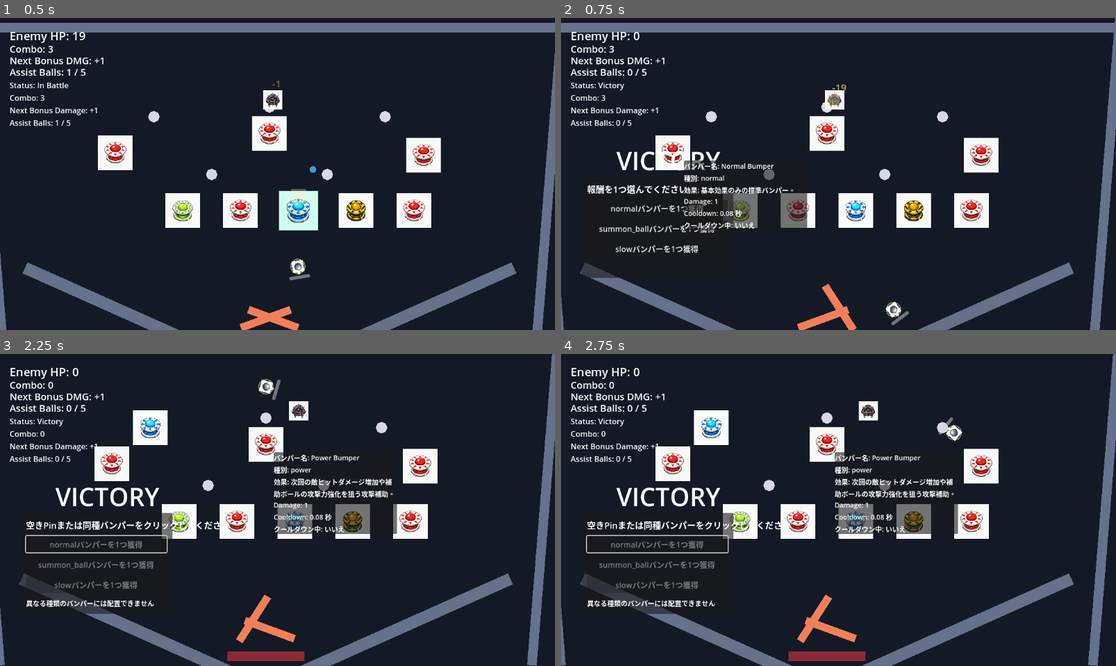
Above: before the commit, frames 1-4 (two rows, left to right).
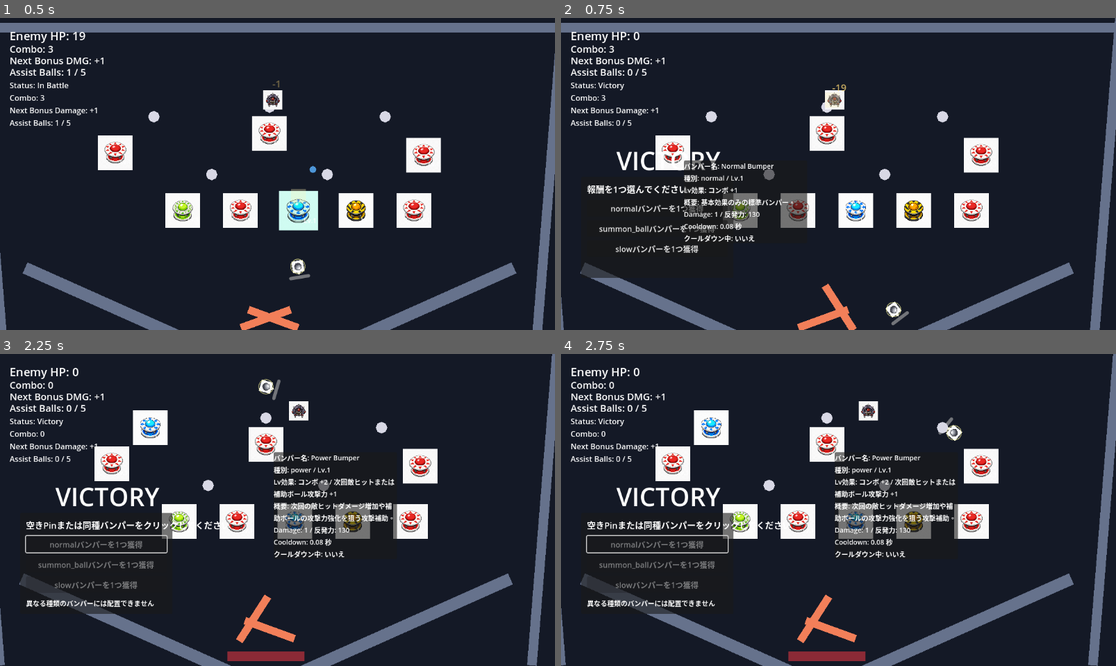
Above: after the commit, the same moments.

Repository: hamayu691-hamy/codex_godot
Game: Godot game, scene res://scenes/PinballBattleScene.tscn
The game is run twice, just before and just after one commit, with the same random seed, the same clock (stepped at 60 frames per second) and the same inputs. The project has no main scene, so this scene is started directly.
Inputs (mouse positions are in pixels of both pictures, inside the frame that each line leads up to):
- Up to frame 1 (0.5 s): no input
- Up to frame 2 (0.75 s): move the mouse to (677, 152) at 0.52 s; hold Right from 0.53 s (still down); tap K at 0.6 s; click (677, 152) at 0.67 s
- Up to frame 3 (2.25 s): release Right at 1.25 s; click "normalバンパーを1つ獲得" at 1.25 s; move the mouse to (266, 444) at 2.02 s; hold Left from 2.03 s (still down); tap B at 2.1 s; click (266, 444) at 2.17 s
- Up to frame 4 (2.75 s): keep holding Left

Frame 1 is identical in both runs. In frame 2, 1.0% of the frame differs, in the area x 22-42%, y 50-72%; in frame 3, 1.8%, in the area x 49-72%, y 36-66%; in frame 4, 1.8%.

Commit message:
Organize bumper level effects

Diff:
--- a/scripts/gameplay/bumper.gd
+++ b/scripts/gameplay/bumper.gd
@@ -1,5 +1,7 @@
 class_name Bumper
 extends Area2D
+
+const BumperLevelTable = preload("res://scripts/gameplay/bumper_level_table.gd")
 
 signal hit(bumper: Bumper, bumper_type: String, damage: int, ball: RigidBody2D)
 
@@ -72,7 +74,10 @@
 		_update_level_label()
 @export var damage: int = 1
 @export var impulse_strength: float = 130.0
-@export var bumper_type: String = "normal"
+@export var bumper_type: String = "normal":
+	set(value):
+		bumper_type = value
+		_recalculate_stats()
 @export_enum("normal", "attack", "shield", "combo", "bomb") var summon_assist_ball_type: String = "normal"
 @export var cooldown_time: float = 0.08
 
@@ -208,36 +213,13 @@
 	return true
 
 func _recalculate_stats() -> void:
-	var level_index: int = level - 1
-	damage = maxi(1, int(round(base_damage * _get_damage_growth_multiplier(level_index))))
-	impulse_strength = base_impulse_strength * _get_impulse_growth_multiplier(level_index)
+	damage = maxi(1, int(round(base_damage * BumperLevelTable.get_damage_multiplier(bumper_type, level))))
+	impulse_strength = base_impulse_strength * BumperLevelTable.get_impulse_multiplier(bumper_type, level)
 
 func _update_level_label() -> void:
 	if _level_label == null:
 		return
 	_level_label.text = "Lv.%d" % level
-
-func _get_damage_growth_multiplier(level_index: int) -> float:
-	match bumper_type:
-		"power":
-			return 1.0 + (0.28 * level_index)
-		"slow":
-			return 1.0 + (0.18 * level_index)
-		"heal":
-			return 1.0 + (0.22 * level_index)
-		_:
-			return 1.0 + (0.2 * level_index)
-
-func _get_impulse_growth_multiplier(level_index: int) -> float:
-	match bumper_type:
-		"power":
-			return 1.0 + (0.12 * level_index)
-		"slow":
-			return 1.0 + (0.1 * level_index)
-		"heal":
-			return 1.0 + (0.08 * level_index)
-		_:
-			return 1.0 + (0.1 * level_index)
 
 func _apply_impulse_to_ball(ball: RigidBody2D) -> void:
 	var hit_direction: Vector2 = ball.global_position - global_position
@@ -285,11 +267,15 @@
 	if bumper_type == "summon_ball":
 		var assist_description: String = str(ASSIST_BALL_EFFECT_DESCRIPTIONS.get(summon_assist_ball_type, "特殊な補助ボール。"))
 		effect_description = "%s 生成タイプ: %s（%s）" % [effect_description, summon_assist_ball_type, assist_description]
-	return "バンパー名: %s\n種別: %s\n効果: %s\nDamage: %d\nCooldown: %.2f 秒\nクールダウン中: %s" % [
+	var level_effect_description: String = BumperLevelTable.get_effect_description(bumper_type, level)
+	return "バンパー名: %s\n種別: %s / Lv.%d\nLv効果: %s\n概要: %s\nDamage: %d / 反発力: %.0f\nCooldown: %.2f 秒\nクールダウン中: %s" % [
 		display_name,
 		bumper_type,
+		level,
+		level_effect_description,
 		effect_description,
 		damage,
+		impulse_strength,
 		cooldown_time,
 		cooldown_state,
 	]
--- /dev/null
+++ b/scripts/gameplay/bumper_level_table.gd
@@ -0,0 +1,85 @@
+class_name BumperLevelTable
+extends RefCounted
+
+const MAX_SUPPORTED_LEVEL: int = 5
+
+# Each array is indexed by Lv - 1 so balance changes stay data-only.
+const DAMAGE_MULTIPLIERS: Dictionary = {
+	"normal": [1.0, 1.2, 1.4, 1.6, 1.8],
+	"power": [1.0, 1.28, 1.56, 1.84, 2.12],
+	"heal": [1.0, 1.22, 1.44, 1.66, 1.88],
+	"slow": [1.0, 1.18, 1.36, 1.54, 1.72],
+	"summon_ball": [1.0, 1.2, 1.4, 1.6, 1.8],
+}
+const IMPULSE_MULTIPLIERS: Dictionary = {
+	"normal": [1.0, 1.1, 1.2, 1.3, 1.4],
+	"power": [1.0, 1.12, 1.24, 1.36, 1.48],
+	"heal": [1.0, 1.08, 1.16, 1.24, 1.32],
+	"slow": [1.0, 1.1, 1.2, 1.3, 1.4],
+	"summon_ball": [1.0, 1.1, 1.2, 1.3, 1.4],
+}
+const NORMAL_COMBO_GAIN: Array[int] = [1, 2, 2, 3, 3]
+const POWER_COMBO_GAIN: Array[int] = [2, 2, 3, 3, 4]
+const POWER_BONUS_DAMAGE: Array[int] = [1, 2, 3, 4, 5]
+const HEAL_AMOUNTS: Array[int] = [1, 2, 3, 4, 5]
+const SLOW_RATES: Array[float] = [0.8, 0.72, 0.64, 0.56, 0.48]
+const SUMMON_BALL_COUNTS: Array[int] = [1, 1, 1, 2, 2]
+
+
+static func get_damage_multiplier(bumper_type: String, level: int) -> float:
+	return float(_get_type_level_value(DAMAGE_MULTIPLIERS, bumper_type, level, 1.0))
+
+
+static func get_impulse_multiplier(bumper_type: String, level: int) -> float:
+	return float(_get_type_level_value(IMPULSE_MULTIPLIERS, bumper_type, level, 1.0))
+
+
+static func get_normal_combo_gain(level: int) -> int:
+	return NORMAL_COMBO_GAIN[_get_level_index(level)]
+
+
+static func get_power_combo_gain(level: int) -> int:
+	return POWER_COMBO_GAIN[_get_level_index(level)]
+
+
+static func get_power_bonus_damage(level: int) -> int:
+	return POWER_BONUS_DAMAGE[_get_level_index(level)]
+
+
+static func get_heal_amount(level: int) -> int:
+	return HEAL_AMOUNTS[_get_level_index(level)]
+
+
+static func get_slow_rate(level: int) -> float:
+	return SLOW_RATES[_get_level_index(level)]
+
+
+static func get_summon_ball_count(level: int) -> int:
+	return SUMMON_BALL_COUNTS[_get_level_index(level)]
+
+
+static func get_effect_description(bumper_type: String, level: int) -> String:
+	match bumper_type:
+		"normal":
+			return "コンボ +%d" % get_normal_combo_gain(level)
+		"power":
+			return "コンボ +%d / 次回敵ヒットまたは補助ボール攻撃力 +%d" % [get_power_combo_gain(level), get_power_bonus_damage(level)]
+		"heal":
+			return "ヒットしたメインボールまたは補助ボールのHPを %d 回復" % get_heal_amount(level)
+		"slow":
+			return "ヒットしたボールの速度を %.0f%% に低下" % (get_slow_rate(level) * 100.0)
+		"summon_ball":
+			return "設定タイプの補助ボールを %d 体生成 / コンボ +1" % get_summon_ball_count(level)
+		_:
+			return "基本効果（Damageと反発力がLvに応じて上昇）"
+
+
+static func _get_type_level_value(table: Dictionary, bumper_type: String, level: int, fallback: Variant) -> Variant:
+	var values: Array = table.get(bumper_type, [])
+	if values.is_empty():
+		return fallback
+	return values[mini(_get_level_index(level), values.size() - 1)]
+
+
+static func _get_level_index(level: int) -> int:
+	return clampi(level, 1, MAX_SUPPORTED_LEVEL) - 1
--- a/scripts/gameplay/pinball_battle_scene.gd
+++ b/scripts/gameplay/pinball_battle_scene.gd
@@ -4,6 +4,7 @@
 const FieldBuilder = preload("res://scripts/gameplay/field_builder.gd")
 const RewardManager = preload("res://scripts/gameplay/reward_manager.gd")
 const AssistBall = preload("res://scripts/gameplay/assist_ball.gd")
+const BumperLevelTable = preload("res://scripts/gameplay/bumper_level_table.gd")
 const FIELD_WIDTH: float = StageConfig.FIELD_WIDTH
 const FIELD_HEIGHT: float = StageConfig.FIELD_HEIGHT
 const VIEW_WIDTH: float = StageConfig.VIEW_WIDTH
@@ -794,16 +795,17 @@
 		if not assist_ball.is_queued_for_deletion():
 			bumper.on_ball_entered(assist_ball)
 
-func _on_bumper_hit(bumper: Bumper, bumper_type: String, damage: int, hit_ball: RigidBody2D) -> void:
+func _on_bumper_hit(bumper: Bumper, bumper_type: String, _damage: int, hit_ball: RigidBody2D) -> void:
 	if _is_victory or _is_game_over:
 		return
-	_apply_bumper_effect(bumper_type, hit_ball, damage)
+	_apply_bumper_effect(bumper, hit_ball)
 	if hit_ball is AssistBall:
 		var assist_ball: AssistBall = hit_ball
 		if assist_ball.grants_combo_on_bumper_hit():
 			combo_count += 1
 	if bumper_type == "summon_ball":
-		_spawn_assist_ball(bumper, bumper.summon_assist_ball_type)
+		for _summon_index: int in BumperLevelTable.get_summon_ball_count(bumper.level):
+			_spawn_assist_ball(bumper, bumper.summon_assist_ball_type)
 	_update_combo_label()
 	_update_bonus_damage_label()
 
@@ -1221,38 +1223,40 @@
 	combo_count = 0
 	_update_combo_label()
 
-func _apply_bumper_effect(bumper_type: String, hit_ball: RigidBody2D, bumper_damage: int) -> void:
-	match bumper_type:
+func _apply_bumper_effect(bumper: Bumper, hit_ball: RigidBody2D) -> void:
+	match bumper.bumper_type:
 		"normal":
-			combo_count += 1
+			combo_count += BumperLevelTable.get_normal_combo_gain(bumper.level)
 		"power":
-			combo_count += 2
+			combo_count += BumperLevelTable.get_power_combo_gain(bumper.level)
+			var power_amount: int = BumperLevelTable.get_power_bonus_damage(bumper.level)
 			if hit_ball is AssistBall:
 				var power_assist_ball: AssistBall = hit_ball
-				power_assist_ball.boost_attack(maxi(bumper_damage, 1))
+				power_assist_ball.boost_attack(power_amount)
 				_spawn_hit_effect(power_assist_ball.global_position)
 			else:
-				_next_enemy_hit_bonus_damage += 1
+				_next_enemy_hit_bonus_damage += power_amount
 		"heal":
+			var heal_amount: int = BumperLevelTable.get_heal_amount(bumper.level)
 			if hit_ball is AssistBall:
 				var heal_assist_ball: AssistBall = hit_ball
-				heal_assist_ball.heal(maxi(bumper_damage, 1))
+				heal_assist_ball.heal(heal_amount)
 			else:
 				if _ball_hp < _get_ball_max_hp():
-					_ball_hp += maxi(bumper_damage, 1)
+					_ball_hp += heal_amount
 					_ball_hp = mini(_ball_hp, _get_ball_max_hp())
 					ball_hp_bar.value = _ball_hp
 		"slow":
-			_apply_slow_bumper_velocity(hit_ball)
+			_apply_slow_bumper_velocity(hit_ball, BumperLevelTable.get_slow_rate(bumper.level))
 		"summon_ball":
 			combo_count += 1
 		_:
 			combo_count += 1
 
-func _apply_slow_bumper_velocity(target_ball: RigidBody2D) -> void:
+func _apply_slow_bumper_velocity(target_ball: RigidBody2D, level_slow_rate: float) -> void:
 	if target_ball == null or not is_instance_valid(target_ball):
 		return
-	var slow_rate: float = max(0.2, 0.8 - ((_slow_effect_multiplier - 1.0) * 0.15))
+	var slow_rate: float = max(0.2, level_slow_rate - ((_slow_effect_multiplier - 1.0) * 0.15))
 	var new_velocity: Vector2 = target_ball.linear_velocity * slow_rate
 	var speed: float = new_velocity.length()
 	if speed < BALL_MIN_SPEED:
